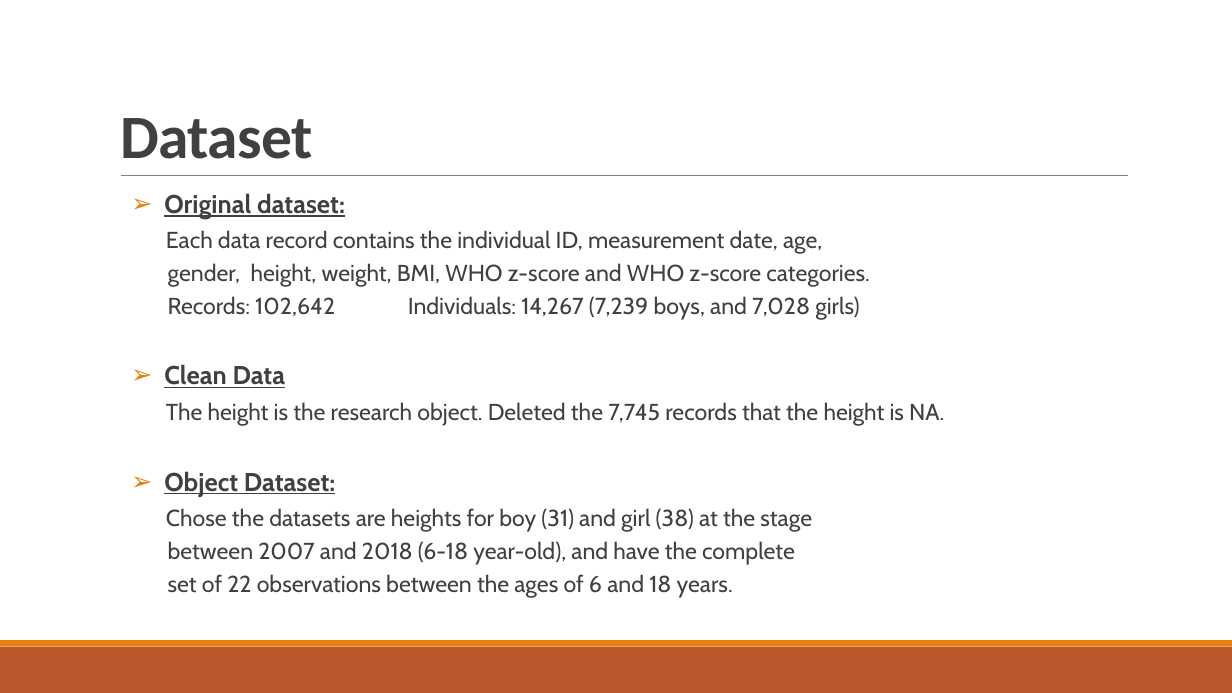
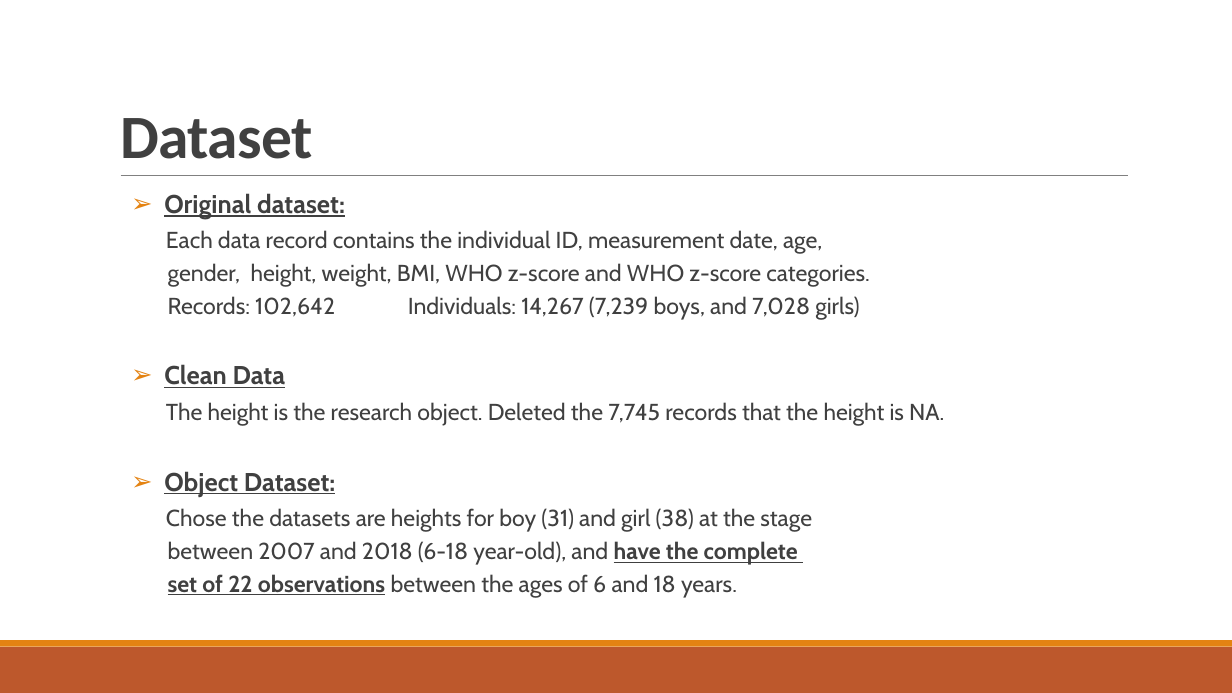
Before and after one commit to wangyang325/ST606, a slide deck: slide 4 of ST606_Presentation_YangWang.pptx. Drawn at 1232x693 pixels with LibreOffice and Linux fonts; fonts in the diff are those of the drawing. Boxes give left, top, right and bottom in pixels: in the first picture for what was removed or moved away, otherwise in the second. Text is boxed around its words. In the diff, an @@ line names an element or a change of style, - is before the commit and + after.

```diff
--- a/ST606_Presentation_YangWang.pptx
+++ b/ST606_Presentation_YangWang.pptx
@@ text at bbox=[168, 541, 798, 598]: bold on, underline on in "have the complete", "set of 22 observations" @@
```
Also in this commit, not shown: 3 other slides changed, 3 slides added, 3 other files.
